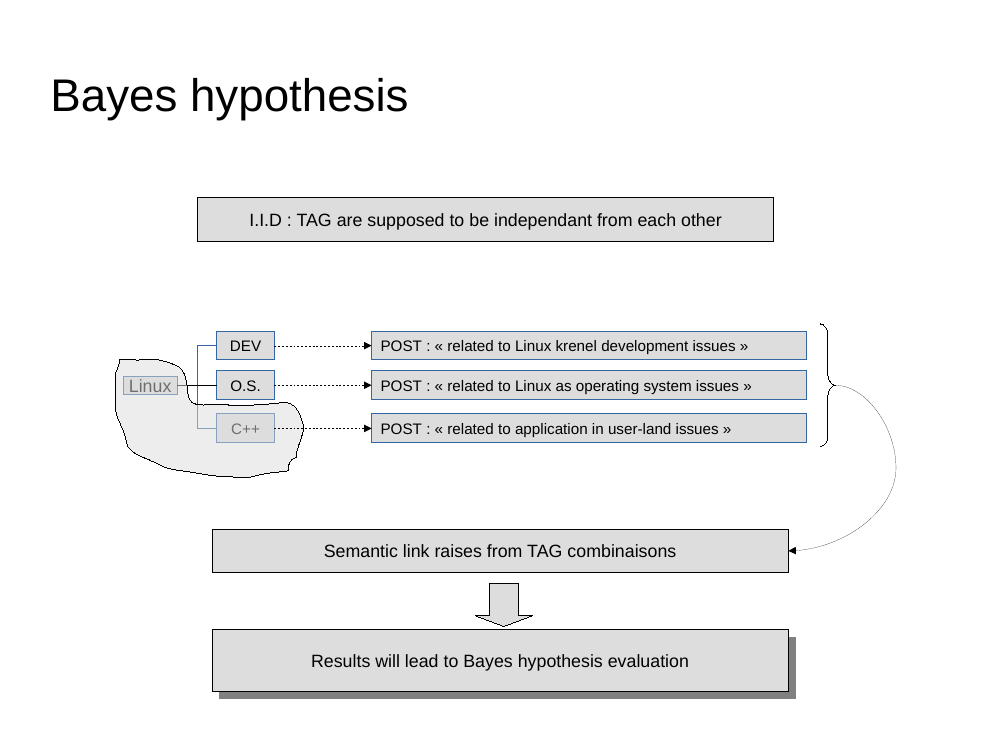
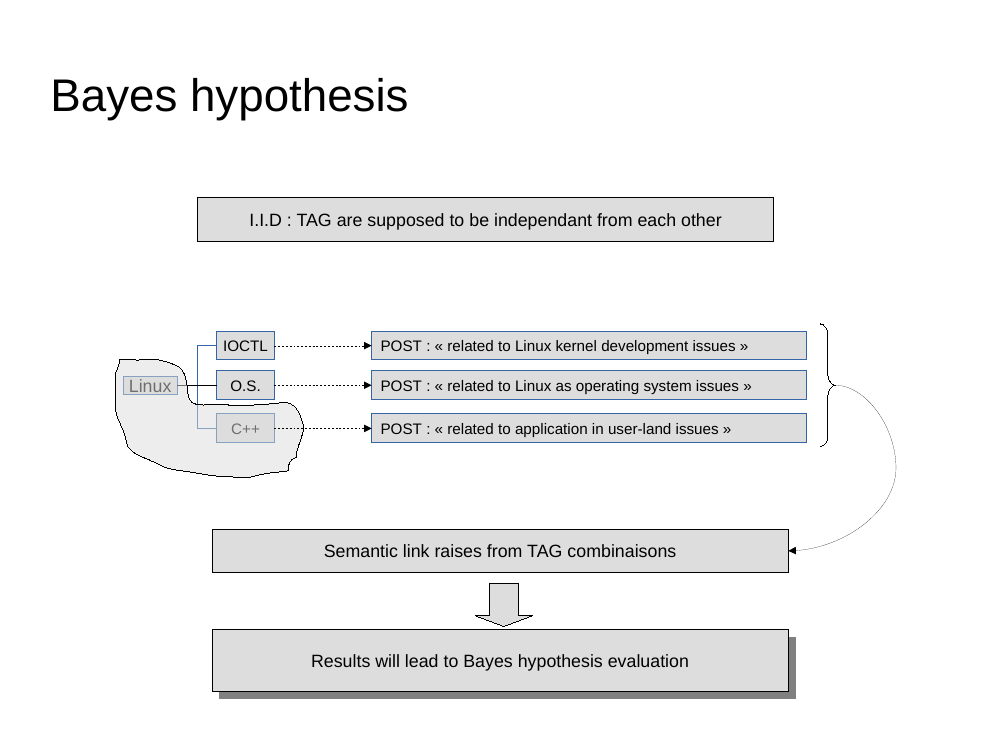
Before and after one commit to dataforcast/OC_Datascientist, a slide deck: slide 46 of P6/report/Openclassrooms_ParcoursDatascientist_P6-V1.odp (slide 40 before the commit). Drawn at 1008x756 pixels with LibreOffice and Linux fonts; fonts in the diff are those of the drawing; background and template pictures are left out. Boxes give left, top, right and bottom in pixels: in the first picture for what was removed or moved away, otherwise in the second. Text is boxed around its words. In the diff, an @@ line names an element or a change of style, - is before the commit and + after.

Commit message:
P6 : Rework of Supervized methods; component for POST classifier started

```diff
--- a/P6/report/Openclassrooms_ParcoursDatascientist_P6-V1.odp
+++ b/P6/report/Openclassrooms_ParcoursDatascientist_P6-V1.odp
@@ text in rectangle at (223, 340, 268, 351): text changed @@
-DEV
+IOCTL
@@ text in rectangle at (381, 340, 736, 354): text changed @@
-POST : « related to Linux krenel development issues »
+POST : « related to Linux kernel development issues »
```
Also in this commit, not shown: 23 other slides changed, 6 slides added, 12 other files.
